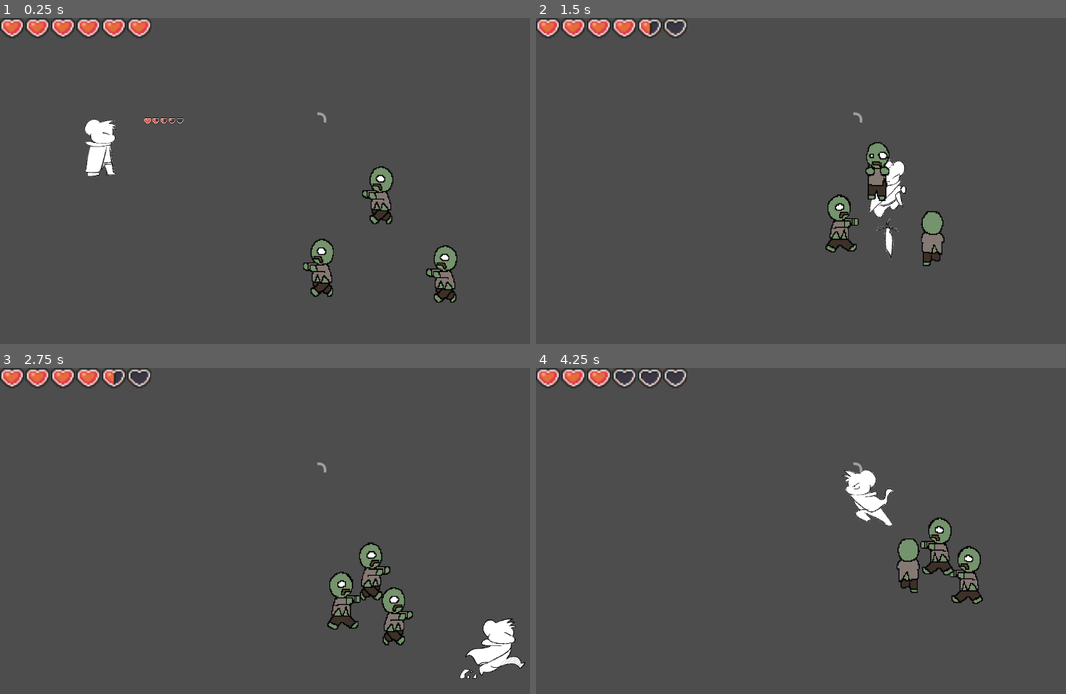
Above: before the commit, frames 1-4 (two rows, left to right).
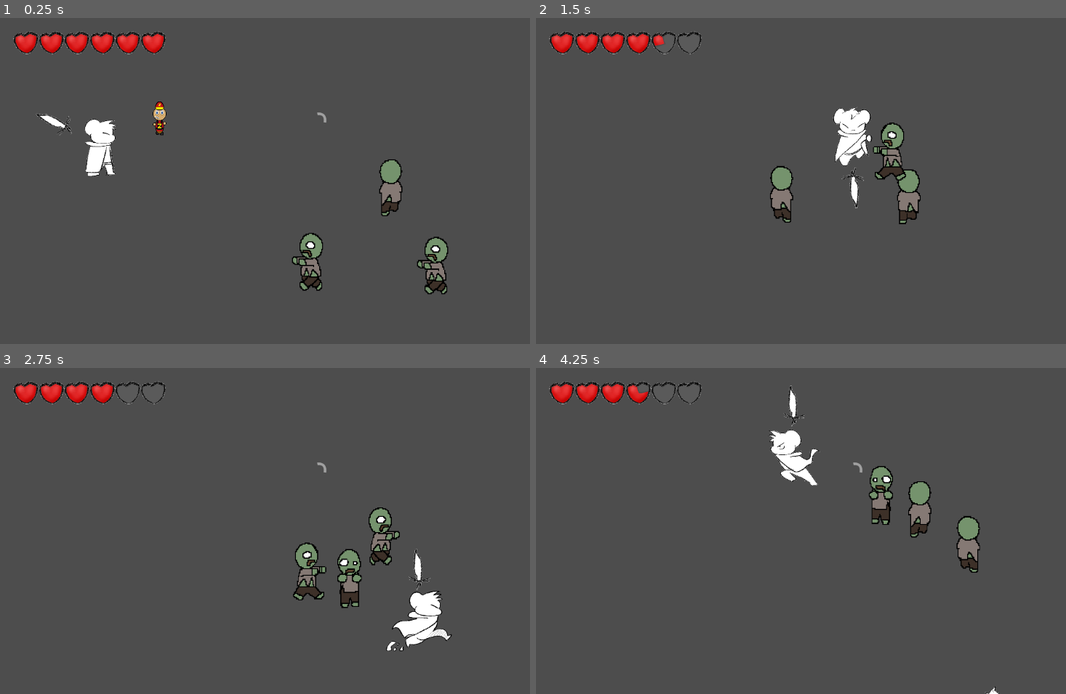
Above: after the commit, the same moments.

Repository: bcorrigall/ratknight
Game: Godot game, scene res://main.tscn
The game is run twice, just before and just after one commit, with the same random seed, the same clock (stepped at 60 frames per second) and the same inputs. The engine's default icon, where the game draws it, is replaced by a stand-in: a white triangle on a blue panel in a dark square.
Inputs (mouse positions are in pixels of both pictures, inside the frame that each line leads up to):
- Up to frame 1 (0.25 s): no input
- Up to frame 2 (1.5 s): move the mouse to (954, 164) at 0.52 s; hold Right (move_right) 0.53-1.28 s; hold Shift (dash) 0.53-1.28 s; move the mouse to (710, 197) at 1.27 s; hold S (move_down) from 1.28 s (still down); tap J (attack_light) at 1.35 s
- Up to frame 3 (2.75 s): tap Shift (dash) at 1.55, 2.3 s; move the mouse to (349, 459) at 2.02 s; release S (move_down) at 2.03 s; hold Right (move_right) from 2.03 s (still down); hold K (attack_spin) from 2.03 s (still down)
- Up to frame 4 (4.25 s): move the mouse to (795, 596) at 2.77 s; release Right (move_right) at 2.78 s; release K (attack_spin) at 2.78 s; hold Up (move_up) 2.78-3.53 s; tap Shift (dash) at 2.85, 3.8 s; move the mouse to (1002, 579) at 3.52 s; press the mouse at (1002, 579) at 3.53 s; hold A (move_left) from 3.53 s (still down)

The runs differ from the first frame. In frame 1, 5.7% of the frame differs, in the area x 0-87%, y 0-88%; in frame 2, 7.1%; in frame 3, 7.7%, in the area x 0-100%, y 0-96%; in frame 4, 7.0%.

Commit message:
enemy movement change

Diff:
--- a/Weapon.gd
+++ b/Weapon.gd
@@ -18,7 +18,7 @@
 
 	if get_children().is_empty():return
 
-	weapon = get_children()[0]
+	#weapon = get_children()[0]
 	rat = get_parent()
 	print(rat)
 
--- a/enemy.gd
+++ b/enemy.gd
@@ -10,15 +10,29 @@
 @export var Item = preload("res://item.tscn")
 #@onready var animations= $AnimationPlayer
 @onready var effects = $Effect
+var jerk_time = 1
+var jerk_lower_bound = -0.2
+var jerk_upper_bound = 0.2
+var noise = Vector2(randf_range(jerk_lower_bound, jerk_upper_bound), randf_range(jerk_lower_bound, jerk_upper_bound))
+var speed_boost = 0
 
+func _ready():
+	$JerkTimer.start(jerk_time)
 
 func _physics_process(delta):
 
 	playerposition = player.position
 	targetposition = (playerposition - position).normalized()
 
+	if global_position.distance_to(player.global_position) > 150:
+		targetposition += noise.normalized()
+		speed_boost = 0
+	else:
+		speed_boost = 50
+
+
 	if position.distance_to(playerposition) > 30:
-		velocity = targetposition*SPEED
+		velocity = targetposition*(SPEED+speed_boost)
 		move_and_slide()
 		if targetposition.x > 0 and targetposition.y > 0:
 			if targetposition.x > targetposition.y:
@@ -62,8 +76,10 @@
 		print("yo")
 		var mob = Item.instantiate()
 		print(mob)
-		add_child(mob)
-		mob.global_position = global_position
+		get_parent().add_child(mob)
+		mob.set_animation(type)
+
+		mob.position = global_position
 
 	queue_free()
 
@@ -84,3 +100,7 @@
 
 func _on_timer_timeout():
 	effects.play("RESET")
+
+func _on_jerk_timer_timeout():
+	$JerkTimer.start(jerk_time)
+	noise = Vector2(randf_range(jerk_lower_bound, jerk_upper_bound), randf_range(jerk_lower_bound, jerk_upper_bound))
--- a/enemy.tscn
+++ b/enemy.tscn
@@ -120,8 +120,6 @@
 shape = SubResource("CapsuleShape2D_lfd7g")
 
 [node name="HurtBox" type="Area2D" parent="."]
-collision_layer = 0
-collision_mask = 4
 
 [node name="CollisionShape2D" type="CollisionShape2D" parent="HurtBox"]
 shape = SubResource("CapsuleShape2D_lfd7g")
@@ -133,5 +131,8 @@
 
 [node name="Timer" type="Timer" parent="."]
 
+[node name="JerkTimer" type="Timer" parent="."]
+
 [connection signal="area_entered" from="HurtBox" to="." method="_on_hurt_box_area_entered"]
 [connection signal="timeout" from="Timer" to="." method="_on_timer_timeout"]
+[connection signal="timeout" from="JerkTimer" to="." method="_on_jerk_timer_timeout"]
--- a/heart_gui.tscn
+++ b/heart_gui.tscn
@@ -1,6 +1,5 @@
 [gd_scene load_steps=3 format=3 uid="uid://4ui34kv0cqj"]
 
-[ext_resource type="Texture2D" uid="uid://b6nb6d5reo35g" path="res://assets/test/heart/Heart.png" id="1_i5yqs"]
 [ext_resource type="Script" path="res://heart_gui.gd" id="1_uvmkd"]
 [ext_resource type="Texture2D" uid="uid://bdx3wo8umifoh" path="res://assets/hearts/Heart.png" id="2_up5kt"]
 
@@ -16,7 +15,7 @@
 
 [node name="Sprite2D" type="Sprite2D" parent="."]
 position = Vector2(0, -11)
-scale = Vector2(6, 6)
-texture = ExtResource("1_i5yqs")
+scale = Vector2(0.8, 0.8)
+texture = ExtResource("2_up5kt")
 centered = false
 hframes = 5
--- a/item.gd
+++ b/item.gd
@@ -8,14 +8,16 @@
 	randomize()
 	type = randi() % 6
 
+func set_animation(item):
+	if(item <= 2):
+		$ItemSprite.animation = "Guy"
+	if(item > 2):
+		$ItemSprite.animation = "Heart"
 
 # Called every frame. 'delta' is the elapsed time since the previous frame.
 func _process(delta):
-	type = 3
-	if(type <= 2):
-		$ItemSprite.animation = "Guy"
-	if(type >= 3):
-		$ItemSprite.animation = "Heart"
+	set_animation(type)
+
 
 
 func _on_area_entered(area):
@@ -34,6 +36,10 @@
 			var the_rat = area.get_parent()
 			var weapon = get_node("../theRat/Weapon")
 			var timer = get_node("../theRat/Weapon/Damageboost")
-			weapon.damage = weapon.damage + 25
-			timer.start()
+			weapon.damage += 25
+			$BoostTimer.start(5)
 		queue_free()
+
+func _on_boost_timer_timeout():
+	var weapon = get_node("../theRat/Weapon")
+	weapon.damage -= 25
--- a/item.tscn
+++ b/item.tscn
@@ -39,6 +39,9 @@
 sprite_frames = SubResource("SpriteFrames_fy37g")
 animation = &"Heart"
 
+[node name="BoostTimer" type="Timer" parent="."]
+
 [connection signal="area_entered" from="." to="." method="_on_area_entered"]
 [connection signal="body_entered" from="." to="." method="_on_body_entered"]
 [connection signal="child_entered_tree" from="CollisionShape2D" to="." method="_on_collision_shape_2d_child_entered_tree"]
+[connection signal="timeout" from="BoostTimer" to="." method="_on_boost_timer_timeout"]
--- a/playerMovement.gd
+++ b/playerMovement.gd
@@ -141,6 +141,8 @@
 		weapon.enable()
 		attack_spin()
 
+	if(in_dash):
+		speed = 800
 	position += velocity * delta
 	position = position.clamp(Vector2.ZERO, screen_size)
 func attack_light():
@@ -180,7 +182,7 @@
 		$Invinciblilty.start(invincibility_time)
 		invincible = true
 
-	elif (body.get_name().begins_with("Trap")):
+	elif (body.get_name().begins_with("Trap") and !in_dash):
 		health -= body.damage
 		speed = 200
 		$TrapTimer.start(trap_slowdown)
--- a/the_rat.tscn
+++ b/the_rat.tscn
@@ -584,12 +584,9 @@
 position = Vector2(-36, -21)
 rotation = -1.0472
 
-[node name="Sword" parent="Weapon" index="0"]
+[node name="Sword" parent="Weapon" index="3"]
 position = Vector2(0.5, 0.866028)
 scale = Vector2(7, 7)
-
-[node name="Damageboost" type="Timer" parent="Weapon"]
-wait_time = 10.0
 
 [node name="AnimationPlayer" type="AnimationPlayer" parent="."]
 libraries = {
@@ -607,7 +604,6 @@
 [node name="TrapTimer" type="Timer" parent="."]
 
 [connection signal="body_entered" from="theRatArea2D" to="." method="_on_area_2d_body_entered"]
-[connection signal="timeout" from="Weapon/Damageboost" to="Weapon" method="_on_damageboost_timeout"]
 [connection signal="timeout" from="Dash" to="." method="_on_dash_timeout"]
 [connection signal="timeout" from="Invinciblilty" to="." method="_on_invinciblilty_timeout"]
 [connection signal="timeout" from="DashTimeout" to="." method="_on_dash_timeout_timeout"]
--- a/trap.tscn
+++ b/trap.tscn
@@ -16,11 +16,15 @@
 
 [node name="CollisionShape2D" type="CollisionShape2D" parent="."]
 shape = SubResource("CapsuleShape2D_0oxnu")
+one_way_collision = true
+one_way_collision_margin = 0.0
 
 [node name="HitBox" type="Area2D" parent="."]
 
 [node name="CollisionShape2D" type="CollisionShape2D" parent="HitBox"]
 shape = SubResource("CapsuleShape2D_lfd7g")
+one_way_collision = true
+one_way_collision_margin = 0.0
 
 [node name="Sprite2D" type="Sprite2D" parent="."]
 texture = ExtResource("2_5xv1x")
--- a/weapon.tscn
+++ b/weapon.tscn
@@ -1,18 +1,17 @@
 [gd_scene load_steps=3 format=3 uid="uid://bsnf7mnfrii3c"]
 
 [ext_resource type="Script" path="res://Weapon.gd" id="1_ui66y"]
-[ext_resource type="PackedScene" path="res://sword.tscn" id="2_e5ohj"]
+[ext_resource type="PackedScene" uid="uid://ra1fajjxpybg" path="res://sword.tscn" id="2_e5ohj"]
 
 [node name="Weapon" type="Node2D"]
 script = ExtResource("1_ui66y")
 
-[node name="Sword" parent="." instance=ExtResource("2_e5ohj")]
+[node name="AnimatedSprite2D" type="AnimatedSprite2D" parent="."]
 
 [node name="AudioStreamPlayer2D" type="AudioStreamPlayer2D" parent="."]
-visible = false
 
 [node name="Timer" type="Timer" parent="."]
 
-[node name="AnimatedSprite2D" type="AnimatedSprite2D" parent="."]
+[node name="Sword" parent="." instance=ExtResource("2_e5ohj")]
 
 [connection signal="timeout" from="Timer" to="." method="_on_timer_timeout"]
Not shown: 1 places in hud.tscn that only renumber resources
Not shown: 1 places in item.tscn that only renumber resources
